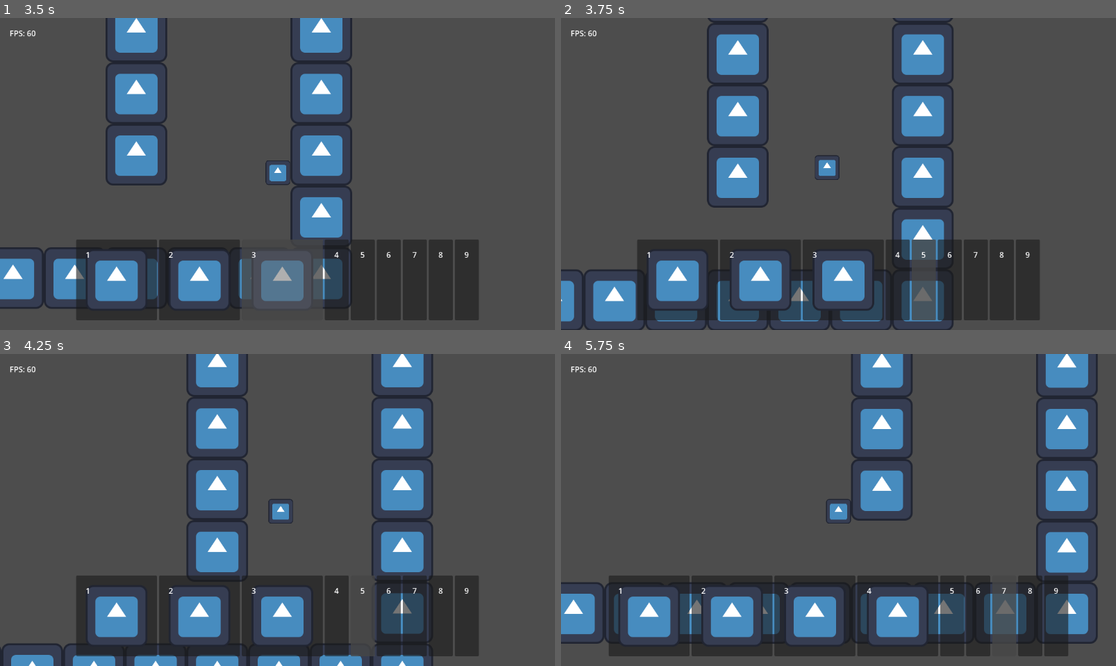
Above: before the commit, frames 1-4 (two rows, left to right).
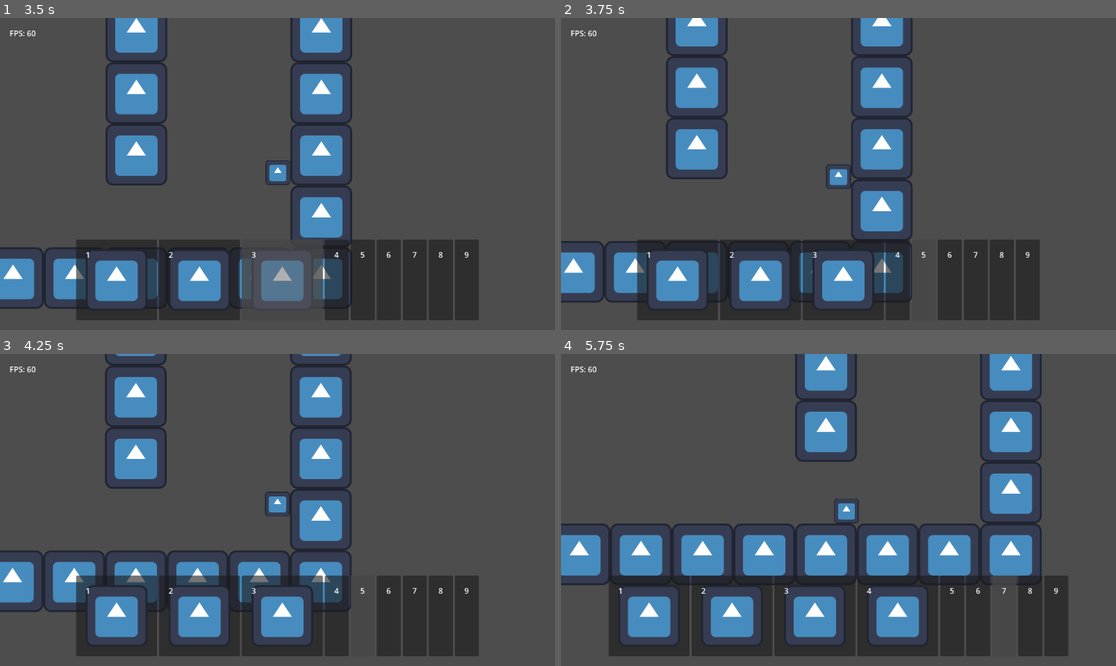
Above: after the commit, the same moments.

Repository: TheHumanMRP/RPG-Life-Tracker
Game: Godot game, scene res://Folders/Systems/Main/Scenes/main_scene.tscn
Same seed, same stepped clock (60 frames per second), same inputs: the game is played once before the commit and once after it. The engine's default icon, where the game draws it, is replaced by a stand-in: a white triangle on a blue panel in a dark square.
Inputs (mouse positions are in pixels of both pictures, inside the frame that each line leads up to):
- Up to frame 1 (3.5 s): move the mouse to (172, 280) at 0.52 s; hold D (move_right) 0.53-2.03 s; tap Space (jump) at 0.6, 0.77, 1.07, 1.52, 1.55, 1.82, 2.1, 3.02, 3.05, 3.32 s; click (172, 280) at 0.67 s; move the mouse to (227, 280) at 1.27 s; tap I (add_test_sword) at 1.35, 2.85 s; click (227, 280) at 1.42 s; move the mouse to (283, 280) at 2.02 s; hold A (move_left) 2.03-2.78 s; click (283, 280) at 2.17 s; move the mouse to (310, 280) at 2.77 s; hold D (move_right) from 2.78 s (still down); click (310, 280) at 2.92 s
- Up to frame 2 (3.75 s): keep holding D (move_right); move the mouse to (921, 280) at 3.52 s; tap Space (jump) at 3.6 s; click (921, 280) at 3.67 s
- Up to frame 3 (4.25 s): keep holding D (move_right); tap Space (jump) at 3.77, 4.07 s
- Up to frame 4 (5.75 s): move the mouse to (949, 616) at 4.27 s; release D (move_right) at 4.28 s; hold A (move_left) 4.28-5.03 s; tap I (add_test_sword) at 4.35 s; click (949, 616) at 4.42 s; tap Space (jump) at 4.52, 4.55, 4.82, 5.1 s; move the mouse to (1005, 616) at 5.02 s; hold D (move_right) from 5.03 s (still down); click (1005, 616) at 5.17 s

Frame 1 is identical in both runs. In frame 2, 22% of the frame differs, in the area x 0-71%, y 0-100%; in frame 3, 25%; in frame 4, 28%, in the area x 0-97%, y 0-93%.

Commit message:
Auto commit at 2026-07-08 16:42:39

Diff:
--- a/Folders/Components/movement_component.gd
+++ b/Folders/Components/movement_component.gd
@@ -63,12 +63,14 @@
 		coyote_timer -= delta
 
 	# Wall Jump
-	if is_on_wall and jump and not is_on_floor:
-		print("\nMovement Componenet: Wall jump!")
-		velocity.x = wall_dir * wall_jump_force
-		velocity.y = - (wall_jump_force / 2)
+	# if is_on_wall and jump and not is_on_floor:
+	# 	print("\nMovement Componenet: Wall jump!")
+	# 	velocity.x = wall_dir * wall_jump_force
+	# 	velocity.y = - (wall_jump_force / 2)
 
-	print(is_on_wall, ",", jump, ",", is_on_floor)
+	# print(is_on_wall, ",", jump, ",", is_on_floor)
+
+
 
 	# Jump
 	if jump and coyote_timer > 0:
